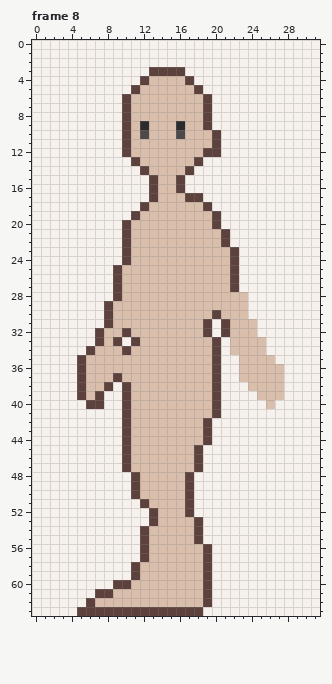
Two versions of one pixel-art file, assets/art/characters/asprite/character-walkcycle.aseprite. Above, as it was before the edit.
32x64 pixels, 8 frames. Shown: frame 8.
Now the later version:
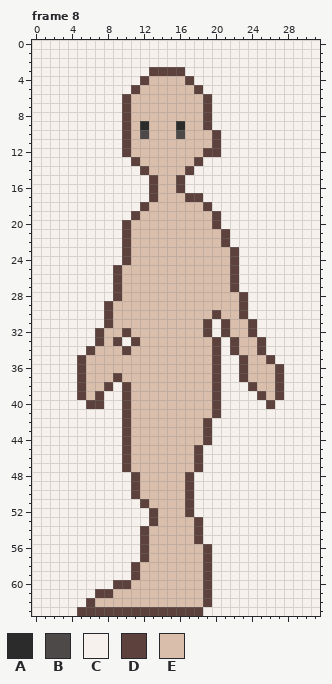
Palette (. is transparent): A #2b2b2b  B #4c4948  C #f6f1ec  D #5c413d  E #d9beac
Edits made:
Frame 8, layer "skin-outline":
y 28..30: x 23 E -> D
y 31..32: x 24 E -> D
y 33..34: x 22 E -> D; x 25 E -> D
y 35: x 23 E -> D; x 26 E -> D
y 36..37: x 23 E -> D; x 27 E -> D
y 38: x 24 E -> D; x 27 E -> D
y 39: x 25 E -> D; x 27 E -> D
y 40: x 26 E -> D
